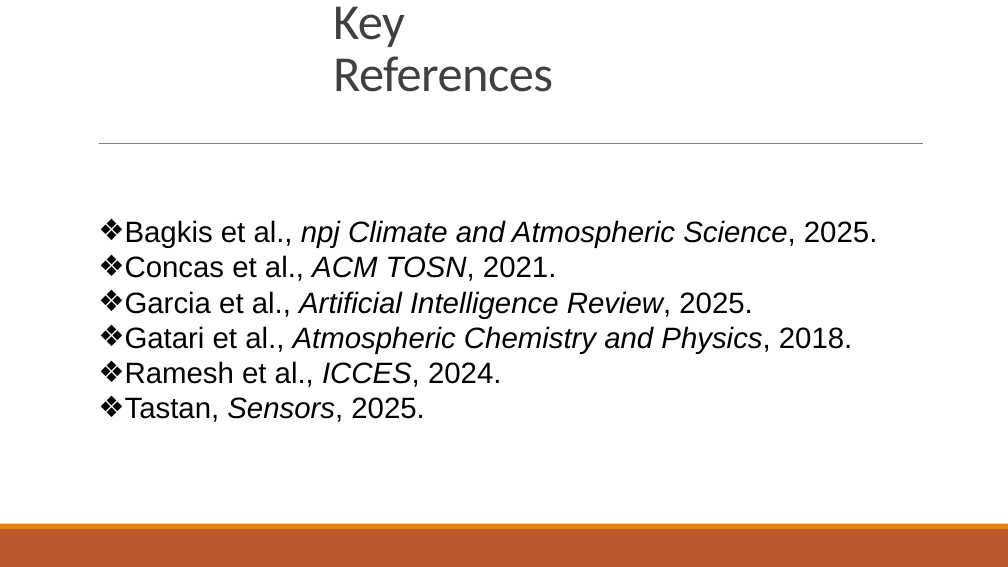
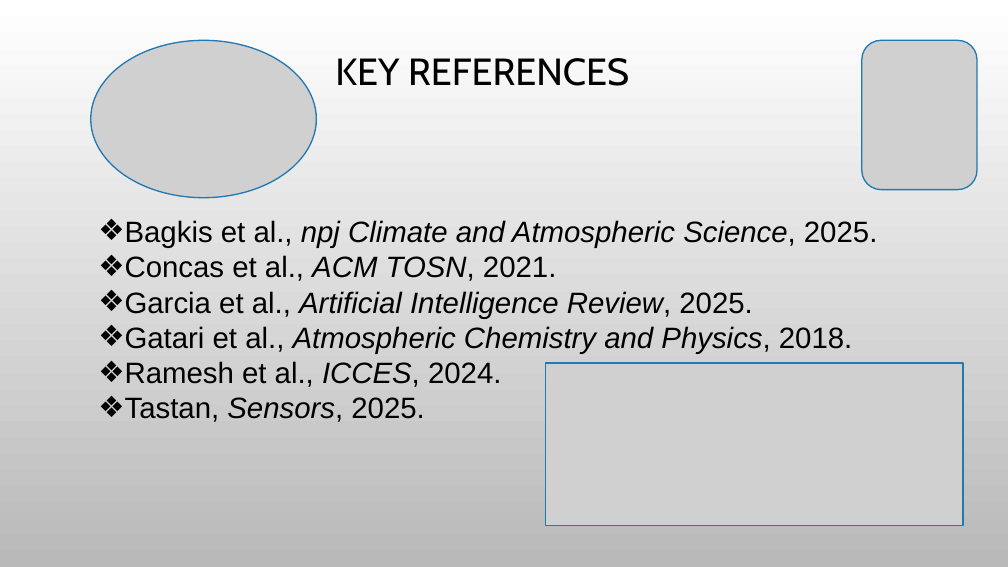
Before and after one commit to joshuamuthenya/finalyearproject_all_content, a slide deck: slide 13 of iotbasedairqualitymonitoringsystem.pptx. Drawn at 1008x567 pixels with LibreOffice and Linux fonts; fonts in the diff are those of the drawing; grey boxes stand for pictures; background and template pictures are left out. Boxes give left, top, right and bottom in pixels: in the first picture for what was removed or moved away, otherwise in the second. Text is boxed around its words. In the diff, an @@ line names an element or a change of style, - is before the commit and + after.

```diff
--- a/iotbasedairqualitymonitoringsystem.pptx
+++ b/iotbasedairqualitymonitoringsystem.pptx
@@ background #FFFFFF to picture (left out) @@
@@ picture added at box(91, 40, 316, 197) @@
@@ title "KEY REFERENCES" at box(335, 58, 629, 86): vertical alignment bottom to middle @@
@@ title at box(335, 58, 629, 86): text changed; size 48 to 36 pt; font Calibri to Cabin; text colour #404040 to #000000 @@
-Key References
+KEY REFERENCES
@@ picture added at box(862, 40, 977, 189) @@
@@ line removed from (99, 144) to (923, 144) @@
@@ text "Bagkis et al., npj Climate ..." at box(125, 220, 877, 422): indent changed @@
@@ picture added at box(546, 363, 963, 526) @@
@@ rectangle removed at box(0, 529, 1008, 567) @@
@@ rectangle removed at box(0, 524, 1008, 529) @@
```
Also in this commit, not shown: 9 other slides changed, 4 slides added, 3 slides removed, 45 other files.
